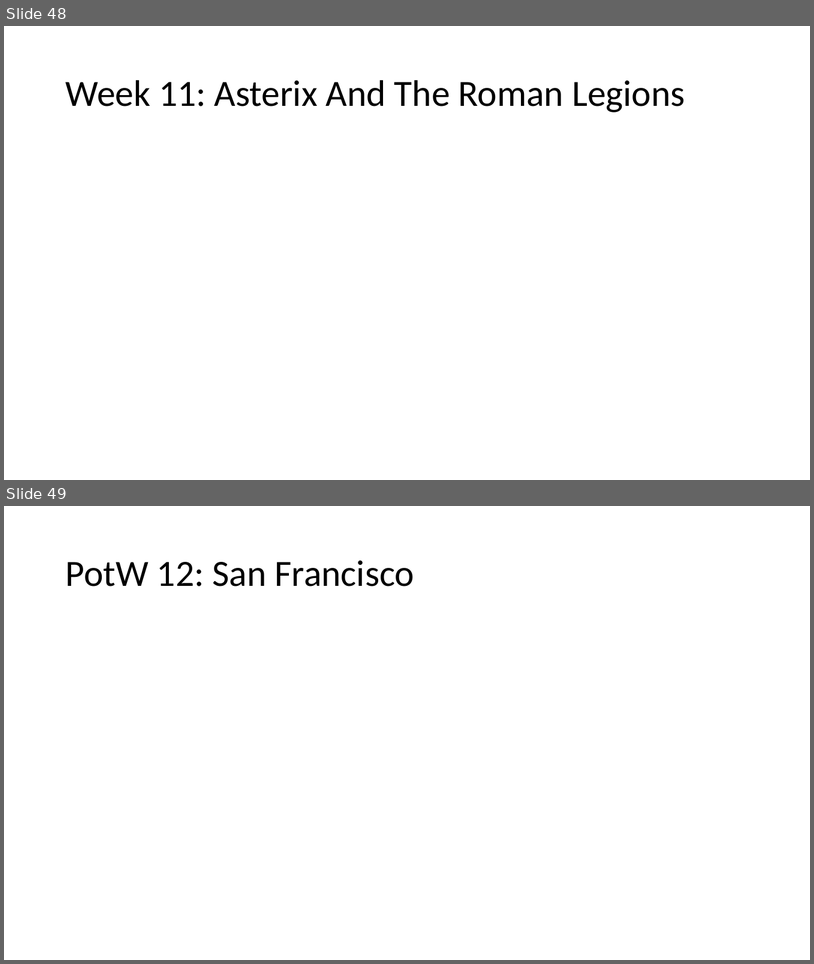
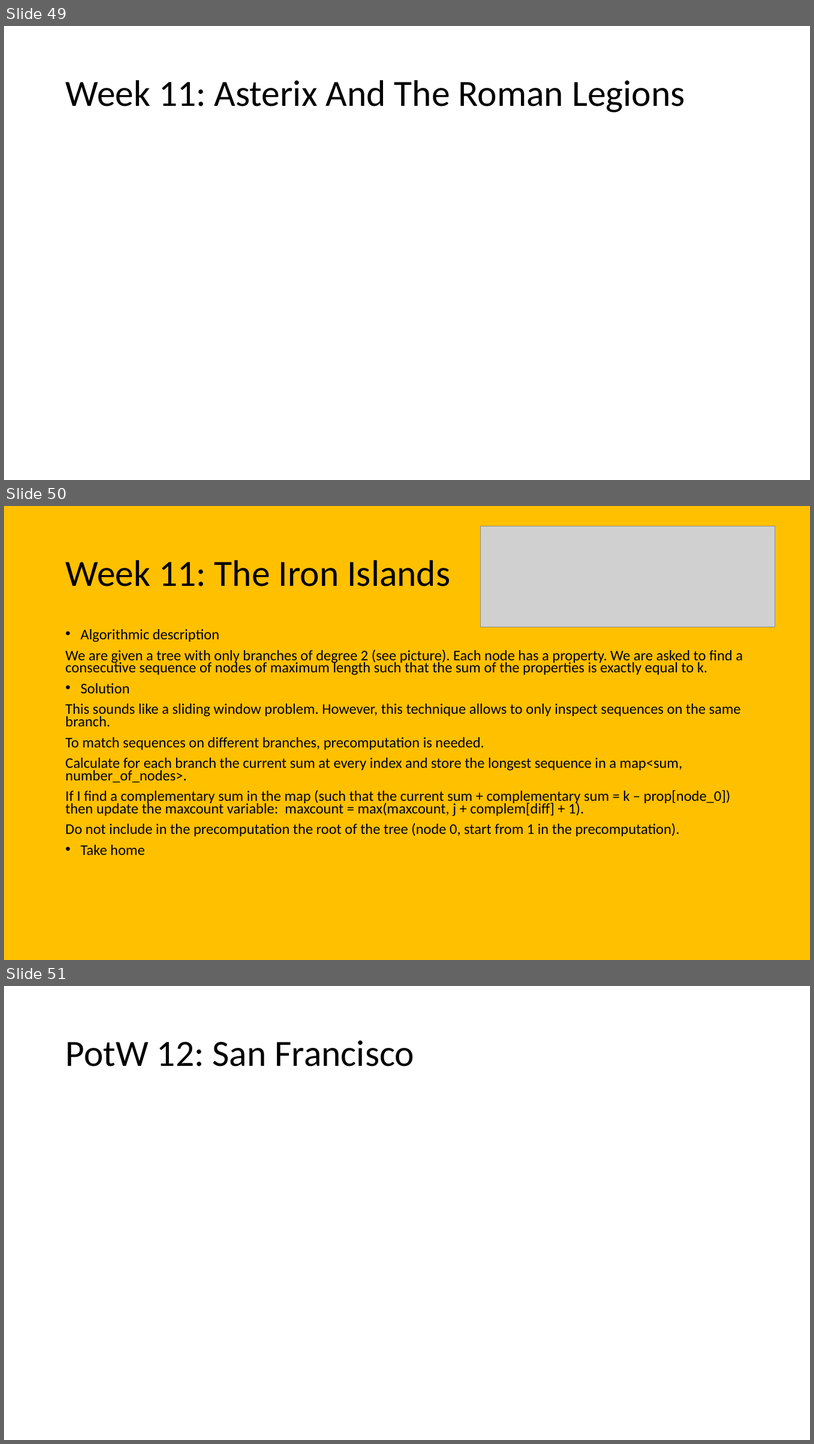
Before and after one commit to giacomocamposampiero/algolab, a slide deck: Recap.pptx. Shown one above the other, each under a label of ours: slides 48 and 49 before the commit, slides 49, 50 and 51 after it. The pictures are 814x964 and 814x1444 pixels, drawn with LibreOffice and Linux fonts; fonts in the diff are those of the drawing; grey boxes stand for pictures. Boxes give left, top, right and bottom in pixels: in the first picture for what was removed or moved away, otherwise in the second. Text is boxed around its words. In the diff, an @@ line names an element or a change of style, - is before the commit and + after.

```diff
--- a/Recap.pptx
+++ b/Recap.pptx
@@ slide 50 added at box(4, 506, 810, 960), background #FFC000 @@
@@ picture added at box(482, 526, 776, 627) @@
@@ title added at box(65, 560, 450, 586), 44 pt, text #000000 @@
+Week 11: The Iron Islands
@@ text added at box(65, 629, 743, 855), 17.5 pt, text #000000 @@
+• Algorithmic description
+We are given a tree with only branches of degree 2 (see picture). Each node has a property. We are asked to find a consecutive sequence of nodes of maximum length such that the sum of the properties is exactly equal to k.
+• Solution
+This sounds like a sliding window problem. However, this technique allows to only inspect sequences on the same branch.
+To match sequences on different branches, precomputation is needed.
+Calculate for each branch the current sum at every index and store the longest sequence in a map<sum, number_of_nodes>.
+If I find a complementary sum in the map (such that the current sum + complementary sum = k – prop[node_0]) then update the maxcount variable: maxcount = max(maxcount, j + complem[diff] + 1).
+Do not include in the precomputation the root of the tree (node 0, start from 1 in the precomputation).
+• Take home
@@ what was slide 48 is now slide 49 @@
@@ what was slide 49 is now slide 51 @@
```
Also in this commit, not shown: 5 slides changed, 3 other slides added.
